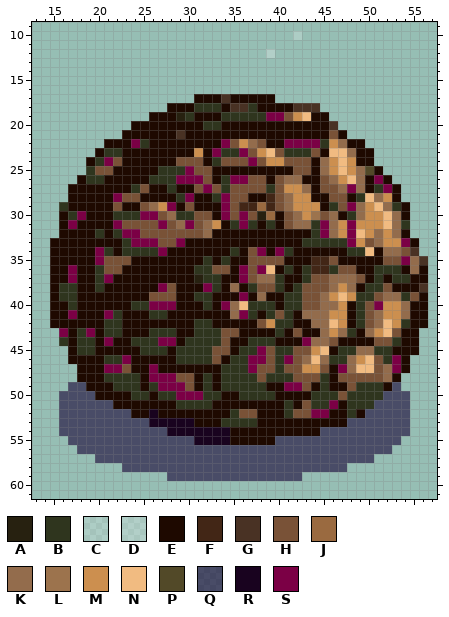
Sprite sheet -- images/units/barbarians/barbarian_barrtule_roll_2.png. Above: the version before the commit.
The file is 72x72 pixels. Colours within 5 levels of each other are drawn and written as one. Shown: x 13..57, y 9..61.
Palette (. is transparent): A #272110  B #2f351e  C #ffffff39  D #ffffff44  E #1e0900  F #422616  G #493224  H #795237  J #9a6a40  K #936c4c  L #9c734d  M #cc8f4f  N #f1bb81  P #524928  Q #16003499  R #19031f  S #7b0045
Now the later version:
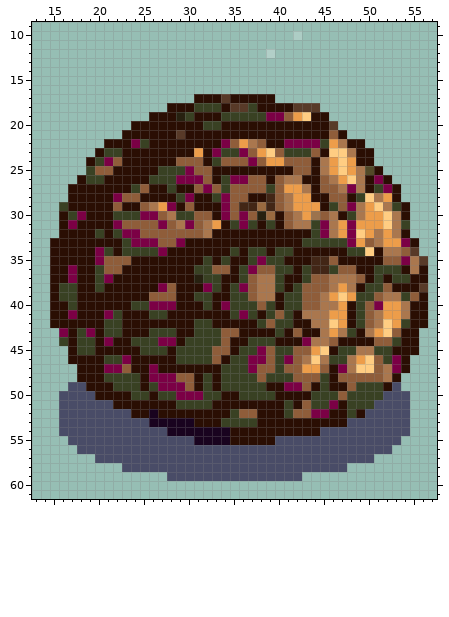
Difference:
{"colour":"B","old":"#2f351e","new":"#394123"}
{"colour":"E","old":"#1e0900","new":"#2a0e03"}
{"colour":"G","old":"#493224","new":"#583a28"}
{"colour":"H","old":"#795237","new":"#8f5d3a"}
{"colour":"K","old":"#936c4c","new":"#aa774e"}
{"colour":"M","old":"#cc8f4f","new":"#ed9d4a"}
{"colour":"N","old":"#f1bb81","new":"#ffcd82"}
{"y":34,"x":37,"old":"HS","new":"BB"}
{"y":34,"x":40,"old":"S","new":"B"}
{"y":35,"x":37,"old":"HHHH","new":"BSBB"}
{"y":36,"x":36,"old":"SHSNE","new":"BSHHB"}
{"y":37,"x":36,"old":"S","new":"B"}
{"y":38,"x":35,"old":"KEBHH","new":"BSHKK"}
{"y":39,"x":35,"old":"ESE","new":"BBH"}
{"y":39,"x":39,"old":"E","new":"K"}
{"y":40,"x":35,"old":"KN","new":"BB"}
{"y":40,"x":38,"old":"B","new":"H"}
{"y":41,"x":35,"old":"K","new":"B"}
{"y":42,"x":38,"old":"HM","new":"BH"}
{"label":"changed","picture_box":[50,94,428,445]}
